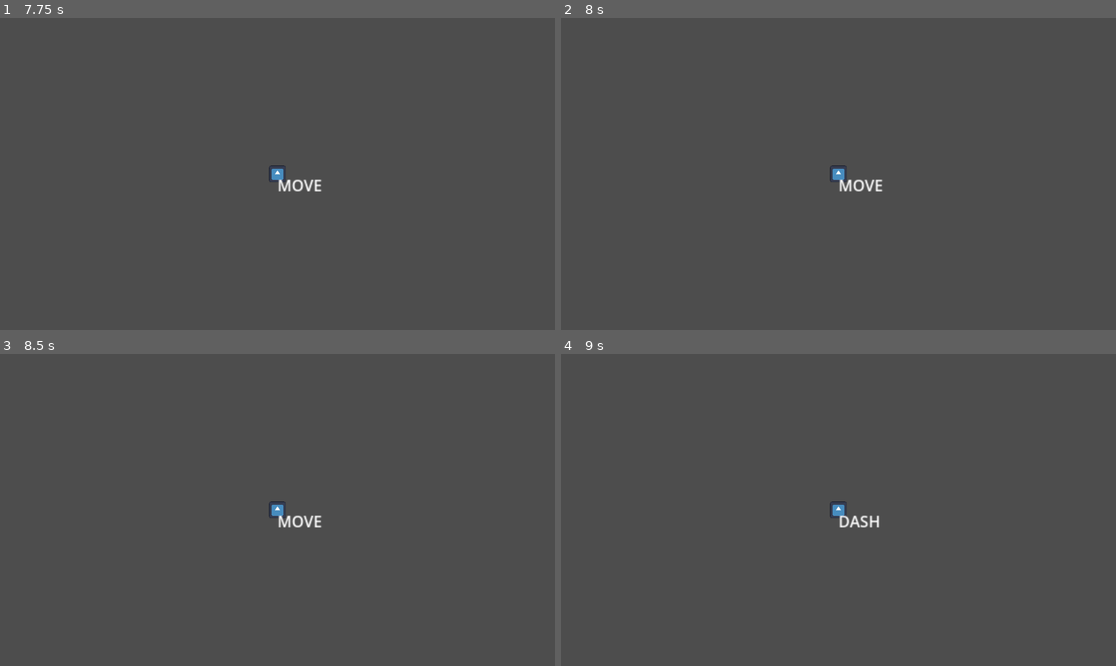
Above: before the commit, frames 1-4 (two rows, left to right).
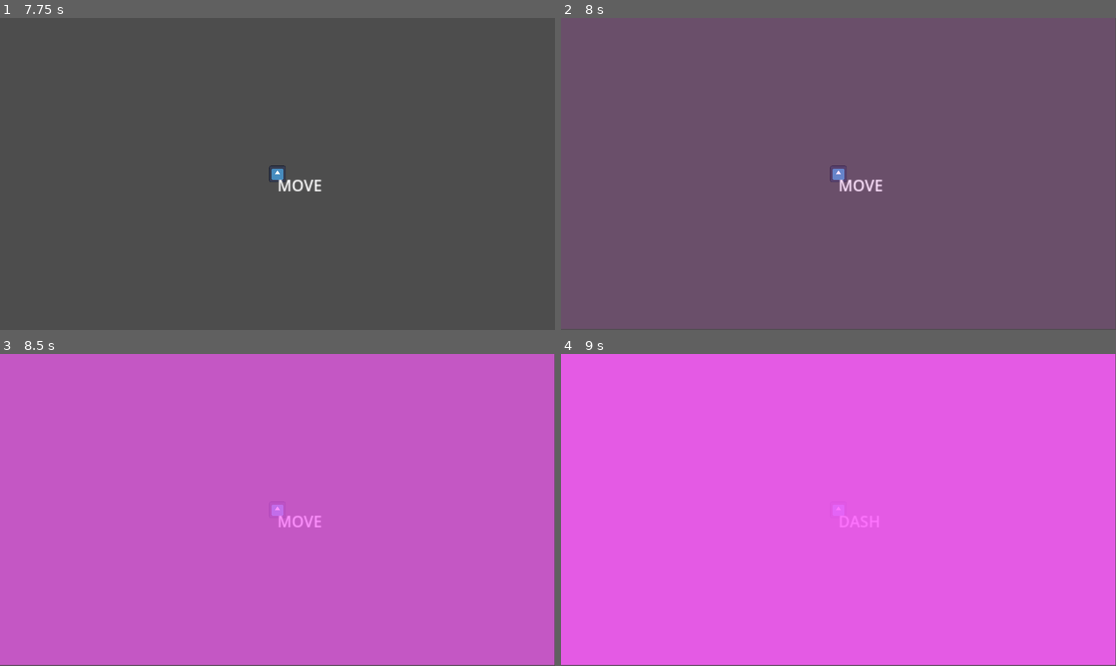
Above: after the commit, the same moments.

Repository: EndlessEndless1999/caveman-dave
Game: Godot game, scene res://Environments/World.tscn
The game is run twice, just before and just after one commit, with the same random seed, the same clock (stepped at 60 frames per second) and the same inputs. The engine's default icon, where the game draws it, is replaced by a stand-in: a white triangle on a blue panel in a dark square.
Inputs:
- Up to frame 1 (7.75 s): tap Enter at 0.5, 2.75, 4.25 s; hold X (Climb) 0.53-1.28 s; hold D (MoveRight) 0.53-2.03 s; tap Space (Jump) at 0.77, 1.52, 2, 3.02, 3.5, 3.77, 4.52, 5, 6.02, 6.77, 7.52 s; tap Z (Dash) every 1.5 s from 1.35 to 7.35 s; hold X (Climb) 2.03-2.78 s; hold A (MoveLeft) 2.03-4.28 s; hold X (Climb) 3.53-4.28 s; hold D (MoveRight) from 4.28 s (still down); hold X (Climb) 5.03-5.78 s; hold X (Climb) 6.53-7.28 s
- Up to frame 2 (8 s): keep holding D (MoveRight)
- Up to frame 3 (8.5 s): release D (MoveRight) at 8.03 s; hold A (MoveLeft) from 8.03 s (still down); hold X (Climb) from 8.03 s (still down)
- Up to frame 4 (9 s): keep holding A (MoveLeft); release X (Climb) at 8.78 s; tap Z (Dash) at 8.85 s

Frame 1 is identical in both runs. In frame 2, 99% of the frame differs, in the area x 0-100%, y 0-100%; in frame 3, 100%; in frame 4, 100%.

Commit message:
add scene transitions

Diff:
--- a/Environments/World.tscn
+++ b/Environments/World.tscn
@@ -1,9 +1,14 @@
-[gd_scene load_steps=3 format=3 uid="uid://dbr0cxg7ncbb2"]
+[gd_scene load_steps=6 format=3 uid="uid://dbr0cxg7ncbb2"]
 
 [ext_resource type="PackedScene" uid="uid://c6rfy6ymyjf5e" path="res://Scenes/Entities/Player/Character.tscn" id="1_tyvoi"]
+[ext_resource type="Script" path="res://Scripts/Transition.gd" id="2_5p881"]
+[ext_resource type="PackedScene" uid="uid://ctg3gv2rf476j" path="res://Transitions/default_transition.tscn" id="3_1xbm7"]
 
 [sub_resource type="RectangleShape2D" id="RectangleShape2D_j3okk"]
 size = Vector2(506, 78)
+
+[sub_resource type="RectangleShape2D" id="RectangleShape2D_c6rxu"]
+size = Vector2(122, 126)
 
 [node name="World" type="Node2D"]
 
@@ -36,3 +41,21 @@
 
 [node name="CharacterBody" parent="." instance=ExtResource("1_tyvoi")]
 position = Vector2(61, 188)
+
+[node name="Transition" type="Area2D" parent="."]
+position = Vector2(443, 153)
+script = ExtResource("2_5p881")
+
+[node name="CollisionShape2D" type="CollisionShape2D" parent="Transition"]
+position = Vector2(1, 0)
+shape = SubResource("RectangleShape2D_c6rxu")
+
+[node name="scene_transition" parent="." instance=ExtResource("3_1xbm7")]
+follow_viewport_enabled = true
+
+[node name="ColorRect" parent="scene_transition" index="0"]
+color = Color(1, 0.364706, 1, 0)
+
+[connection signal="body_entered" from="Transition" to="Transition" method="_on_body_entered"]
+
+[editable path="scene_transition"]
--- a/Scripts/SLIDE.gd
+++ b/Scripts/SLIDE.gd
@@ -21,9 +21,10 @@
 		elif Player.movement_input.y > 0:
 			Player.velocity.y = climb_speed
 		else:
-			player_movement()
-			Player.gravity(delta)
-			Player.velocity.y *= slide_friction
+			Player.velocity.y = 0
+		player_movement()
+		Player.gravity(delta)
+		Player.velocity.y *= slide_friction
 
 func enter_state():
 	pass
--- /dev/null
+++ b/Scripts/Transition.gd
@@ -0,0 +1,10 @@
+extends Area2D
+
+@onready var player = $"../CharacterBody"
+
+
+
+
+func _on_body_entered(body):
+	if body == player:
+		DefaultTransition.change_scene("res://Scenes/Entities/Player/Character.tscn")
--- /dev/null
+++ b/Scripts/default_transition.gd
@@ -0,0 +1,8 @@
+extends CanvasLayer
+
+
+func change_scene(target: String):
+	$AnimationPlayer.play("dissolve")
+	await $AnimationPlayer.animation_finished
+	get_tree().change_scene_to_file(target)
+	$AnimationPlayer.play_backwards("dissolve")
--- /dev/null
+++ b/Transitions/default_transition.tscn
@@ -0,0 +1,53 @@
+[gd_scene load_steps=5 format=3 uid="uid://ctg3gv2rf476j"]
+
+[ext_resource type="Script" path="res://Scripts/default_transition.gd" id="1_rb37k"]
+
+[sub_resource type="Animation" id="Animation_wiux7"]
+resource_name = "dissolve"
+tracks/0/type = "value"
+tracks/0/imported = false
+tracks/0/enabled = true
+tracks/0/path = NodePath("ColorRect:color")
+tracks/0/interp = 1
+tracks/0/loop_wrap = true
+tracks/0/keys = {
+"times": PackedFloat32Array(0, 1),
+"transitions": PackedFloat32Array(1, 1),
+"update": 0,
+"values": [Color(1, 0.364706, 1, 0), Color(1, 0.364706, 1, 1)]
+}
+
+[sub_resource type="Animation" id="Animation_vgu6b"]
+resource_name = "RESET"
+tracks/0/type = "value"
+tracks/0/imported = false
+tracks/0/enabled = true
+tracks/0/path = NodePath("ColorRect:color")
+tracks/0/interp = 1
+tracks/0/loop_wrap = true
+tracks/0/keys = {
+"times": PackedFloat32Array(0),
+"transitions": PackedFloat32Array(1),
+"update": 0,
+"values": [Color(1, 0.364706, 1, 0)]
+}
+
+[sub_resource type="AnimationLibrary" id="AnimationLibrary_tpb1e"]
+_data = {
+"RESET": SubResource("Animation_vgu6b"),
+"dissolve": SubResource("Animation_wiux7")
+}
+
+[node name="scene_transition" type="CanvasLayer"]
+script = ExtResource("1_rb37k")
+
+[node name="ColorRect" type="ColorRect" parent="."]
+offset_right = 1151.0
+offset_bottom = 646.0
+mouse_filter = 2
+color = Color(1, 0.364706, 1, 0)
+
+[node name="AnimationPlayer" type="AnimationPlayer" parent="."]
+libraries = {
+"": SubResource("AnimationLibrary_tpb1e")
+}
--- a/project.godot
+++ b/project.godot
@@ -14,6 +14,10 @@
 run/main_scene="res://Environments/World.tscn"
 config/features=PackedStringArray("4.1", "Forward Plus")
 config/icon="res://icon.svg"
+
+[autoload]
+
+DefaultTransition="*res://Transitions/default_transition.tscn"
 
 [input]
 
